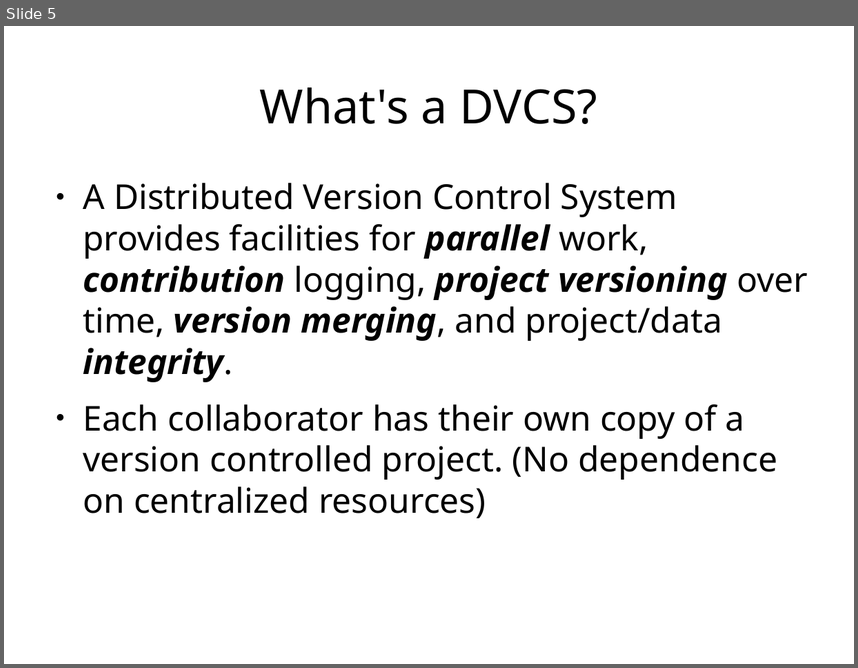
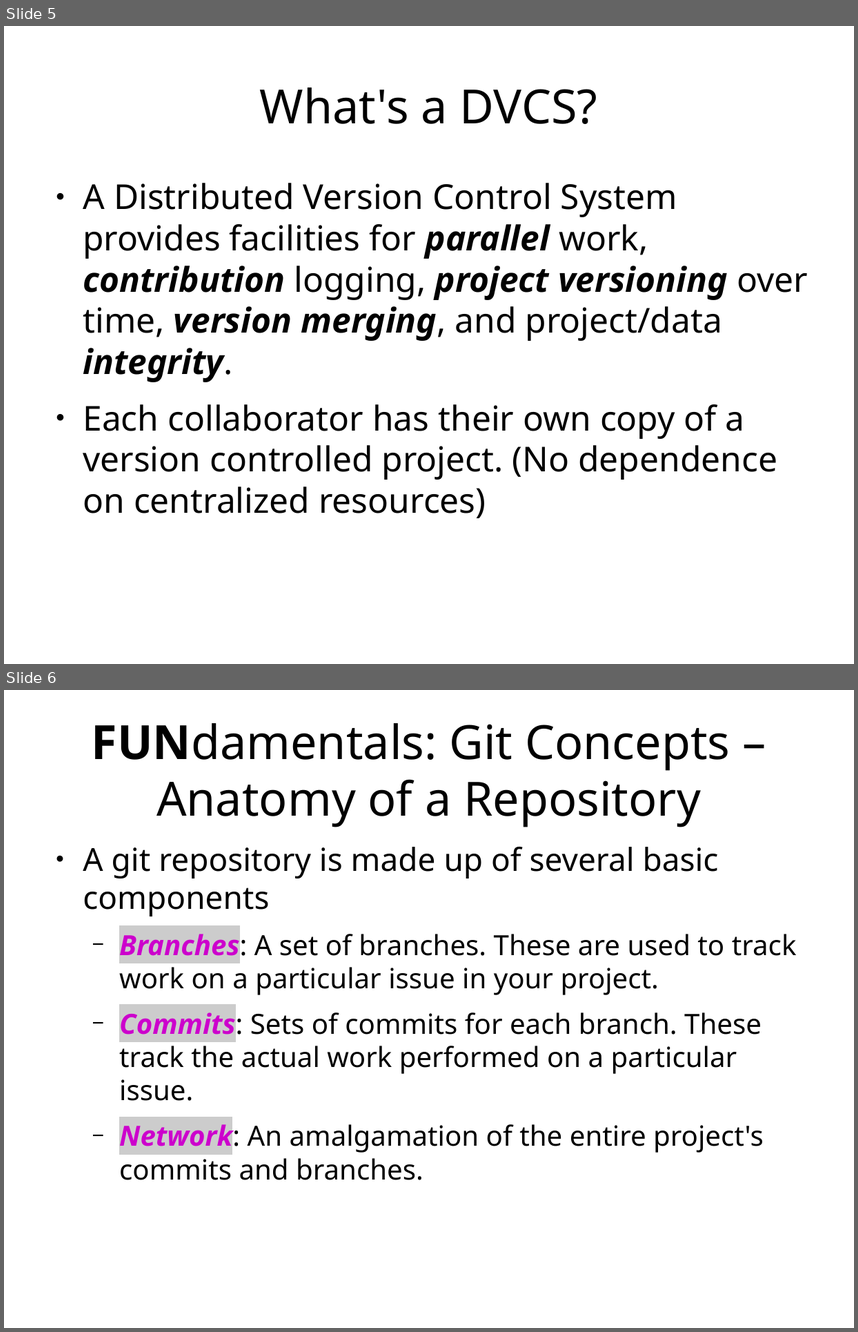
Before and after one commit to ethanwillis/git_presentation, a slide deck: git_presentation_slideshow.odp. Shown one above the other, each under a label of ours: slide 5 before the commit, slides 5 and 6 after it. The pictures are 858x668 and 858x1332 pixels, drawn with LibreOffice and Linux fonts; fonts in the diff are those of the drawing. Boxes give left, top, right and bottom in pixels: in the first picture for what was removed or moved away, otherwise in the second. Text is boxed around its words. In the diff, an @@ line names an element or a change of style, - is before the commit and + after.

Commit message:
Updated presenation with new slides about git fundamentals and a recap with terminology.
Added new images to the project as well for illustration purposes.

```diff
--- a/git_presentation_slideshow.odp
+++ b/git_presentation_slideshow.odp
@@ slide 6 added at (4,690,854,1328), background #FFFFFF @@
@@ title added at (92,723,730,827), 44 pt, text #000000 @@
+FUNdamentals: Git Concepts – Anatomy of a Repository
@@ text added at (83,847,797,1180), 25.9 pt, text #000000 @@
+● A git repository is made up of several basic components
+  − Branches: A set of branches. These are used to track work on a particular issue in your project.
+  − Commits: Sets of commits for each branch. These track the actual work performed on a particular issue.
+  − Network: An amalgamation of the entire project's commits and branches.
```
Also in this commit, not shown: 7 slides changed, 16 other slides added, 41 slides removed, 6 other files.
